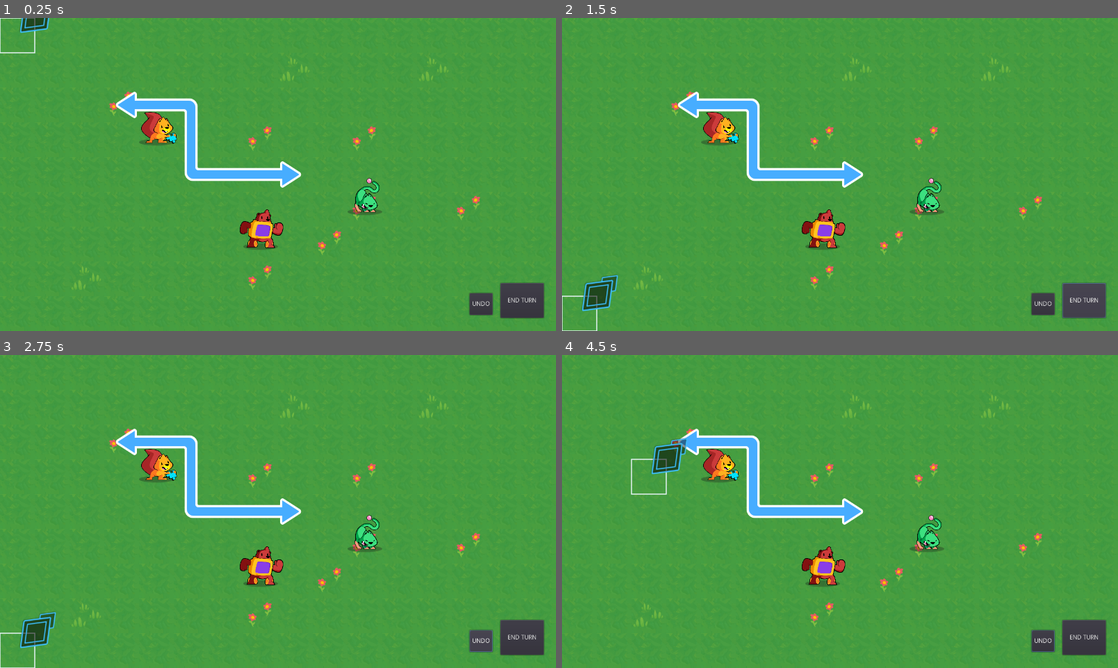
Above: before the commit, frames 1-4 (two rows, left to right).
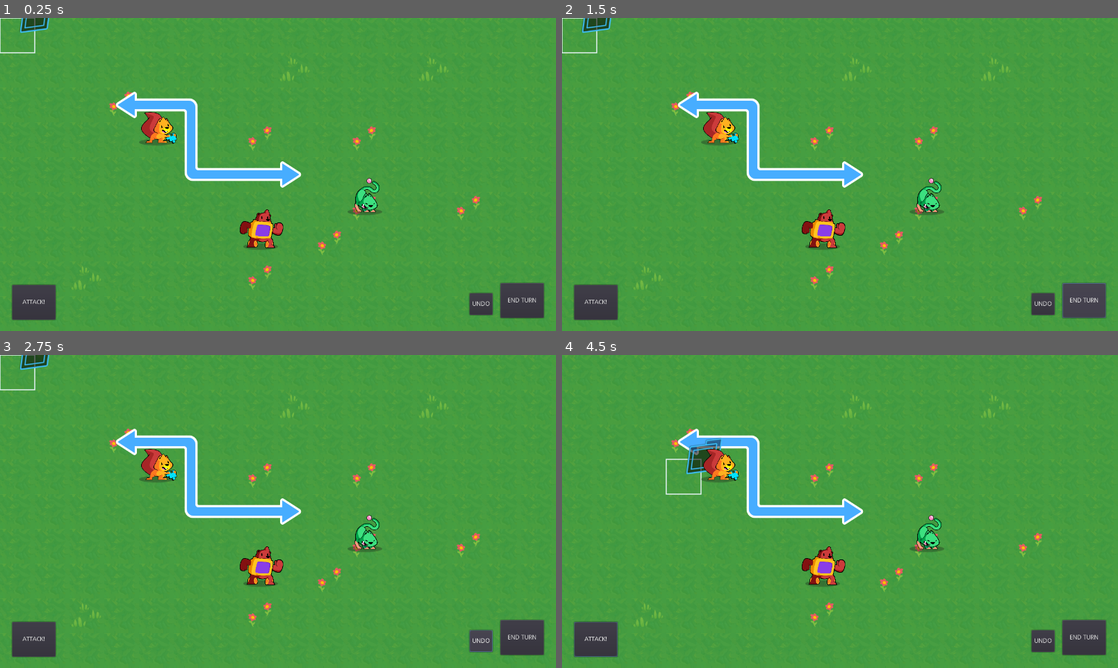
Above: after the commit, the same moments.

Repository: quaaludefood/lorelockers
Game: Godot game, scene res://Main.tscn
Two runs of this game, one before a commit and one after it. Both use one fixed random seed, a clock stepped at 60 frames per second and the inputs below.
Inputs (mouse positions are in pixels of both pictures, inside the frame that each line leads up to):
- Up to frame 1 (0.25 s): no input
- Up to frame 2 (1.5 s): click (595, 302) at 0.5 s, where only the run after the commit has a clickable "ATTACK!"; click "END TURN" at 1.25 s
- Up to frame 3 (2.75 s): click "UNDO" at 2 s
- Up to frame 4 (4.5 s): tap Enter (ui_accept) at 2.75, 3.02, 3.5, 3.77, 4.25 s; move the mouse to (812, 574) at 2.77 s; press the mouse at (812, 574) at 2.78 s; hold Up (ui_up) 2.78-4.28 s; move the mouse to (1006, 558) at 3.52 s; release the mouse at (1006, 558) at 3.53 s; click (1006, 558) at 3.6 s; move the mouse to (673, 464) at 4.27 s; press the mouse at (673, 464) at 4.28 s; hold Left (ui_left) from 4.28 s (still down)

The runs differ from the first frame. In frame 1, 0.9% of the frame differs, in the area x 2-11%, y 85-97%; in frame 2, 1.3%; in frame 3, 1.3%; in frame 4, 2.0%, in the area x 2-89%, y 26-97%.
Error before the commit: Trying to assign value of type 'Node' to a variable of type 'Node2D'. (res://UserInterface/EndTurnButton.gd:4)
Error after the commit: Trying to assign value of type 'Node' to a variable of type 'Node2D'. (res://UserInterface/AttackButton.gd:4)

Commit message:
Attack button working!
Signed-off-by: plxpm5@gmail.com <philippa@thefusionworks.com>

Diff:
--- a/GameBoard/GameBoard.gd
+++ b/GameBoard/GameBoard.gd
@@ -125,6 +125,7 @@
 	if not _units.has(cell):
 		return
 
+	_last_moved_unit = _units[cell]
 	_active_unit = _units[cell]
 	_active_unit.is_selected = true
 	_walkable_cells = get_walkable_cells(_active_unit)
@@ -157,3 +158,6 @@
 func _on_Cursor_moved(new_cell: Vector2) -> void:
 	if _active_unit and _active_unit.is_selected:
 		_unit_path.draw(_active_unit.cell, new_cell)
+
+func get_last_moved_unit() -> Unit:
+	return _last_moved_unit
--- a/Units/Unit.gd
+++ b/Units/Unit.gd
@@ -87,11 +87,6 @@
 
 
 
-func _on_AttackButton_has_attacked() -> void:
-	set_can_attack(false)
-
-
-
 func walk_along(path: PoolVector2Array) -> void:
 	if path.empty():
 		return
--- a/Units/Unit.tscn
+++ b/Units/Unit.tscn
@@ -1,9 +1,8 @@
-[gd_scene load_steps=7 format=2]
+[gd_scene load_steps=6 format=2]
 
 [ext_resource path="res://Units/Unit.gd" type="Script" id=1]
 [ext_resource path="res://GameBoard/Grid.tres" type="Resource" id=2]
 [ext_resource path="res://Units/unit_shadow.svg" type="Texture" id=3]
-[ext_resource path="res://UserInterface/AttackButton.tscn" type="PackedScene" id=4]
 
 [sub_resource type="Animation" id=1]
 length = 0.001
@@ -45,12 +44,6 @@
 rotate = false
 loop = false
 
-[node name="AttackButton" parent="PathFollow2D" instance=ExtResource( 4 )]
-margin_top = -133.0
-margin_right = 150.0
-margin_bottom = -98.0
-text = "Attack!"
-
 [node name="Shadow" type="Sprite" parent="PathFollow2D"]
 modulate = Color( 0.101961, 0.109804, 0.0901961, 0.329412 )
 position = Vector2( 0, 5.43238 )
@@ -65,6 +58,3 @@
 autoplay = "idle"
 anims/idle = SubResource( 1 )
 anims/selected = SubResource( 2 )
-
-[connection signal="walk_finished" from="." to="PathFollow2D/AttackButton" method="_on_Unit_walk_finished"]
-[connection signal="has_attacked" from="PathFollow2D/AttackButton" to="." method="_on_AttackButton_has_attacked"]
--- a/UserInterface/AttackButton.gd
+++ b/UserInterface/AttackButton.gd
@@ -1,18 +1,19 @@
 class_name AttackButton
 extends Button
 
-signal has_attacked
+onready var rootnode: Node2D = get_tree().root.get_child(0)
+onready var gameboard: GameBoard = rootnode.get_node("UserInterface/GameBoard")
 
-func _ready()-> void:
-	self.visible = false
-
+#func _on_Button_button_up() -> void:
+#	print(gameboard)
+#	for object in gameboard.get_children():
+#		if object.is_class("Path2D"):
+#			object.set_can_attack(true)
+#			object.set_can_move(true)
+#
 
 
 func _on_AttackButton_button_up() -> void:
-	emit_signal("has_attacked")
-
-
-
-
-func _on_Unit_walk_finished() -> void:
-	self.visible = true
+	print("Attack pressed!")
+	var unit = gameboard.get_last_moved_unit()
+	print(unit)
--- a/UserInterface/AttackButton.tscn
+++ b/UserInterface/AttackButton.tscn
@@ -3,11 +3,10 @@
 [ext_resource path="res://UserInterface/AttackButton.gd" type="Script" id=1]
 
 [node name="AttackButton" type="Button"]
-margin_right = 200.0
-margin_bottom = 35.0
+margin_right = 100.0
+margin_bottom = 80.0
+text = "ATTACK!"
 script = ExtResource( 1 )
 __meta__ = {
 "_edit_use_anchors_": false
 }
-
-[connection signal="button_up" from="." to="." method="_on_AttackButton_button_up"]
--- a/UserInterface/EndTurnButton.tscn
+++ b/UserInterface/EndTurnButton.tscn
@@ -2,7 +2,7 @@
 
 [ext_resource path="res://UserInterface/EndTurnButton.gd" type="Script" id=1]
 
-[node name="Button" type="Button"]
+[node name="EndTurnButton" type="Button"]
 margin_right = 100.0
 margin_bottom = 80.0
 text = "END TURN"
--- a/UserInterface/UserInterface.tscn
+++ b/UserInterface/UserInterface.tscn
@@ -1,7 +1,8 @@
-[gd_scene load_steps=3 format=2]
+[gd_scene load_steps=4 format=2]
 
 [ext_resource path="res://UserInterface/EndTurnButton.tscn" type="PackedScene" id=1]
 [ext_resource path="res://UserInterface/UndoButton.tscn" type="PackedScene" id=2]
+[ext_resource path="res://UserInterface/AttackButton.tscn" type="PackedScene" id=3]
 
 [node name="UserInterface" type="Control"]
 anchor_right = 1.0
@@ -9,6 +10,12 @@
 __meta__ = {
 "_edit_use_anchors_": false
 }
+
+[node name="AttackButton" parent="." instance=ExtResource( 3 )]
+margin_left = 28.0
+margin_top = 614.0
+margin_right = 128.0
+margin_bottom = 694.0
 
 [node name="UndoButton" parent="." instance=ExtResource( 2 )]
 margin_left = 1081.0
@@ -22,5 +29,6 @@
 margin_right = 1252.0
 margin_bottom = 690.0
 
+[connection signal="button_up" from="AttackButton" to="AttackButton" method="_on_AttackButton_button_up"]
 [connection signal="button_up" from="UndoButton" to="UndoButton" method="_on_UndoButton_button_up"]
 [connection signal="undo_pressed" from="UndoButton" to="UndoButton" method="_on_UndoButton_undo_pressed"]
